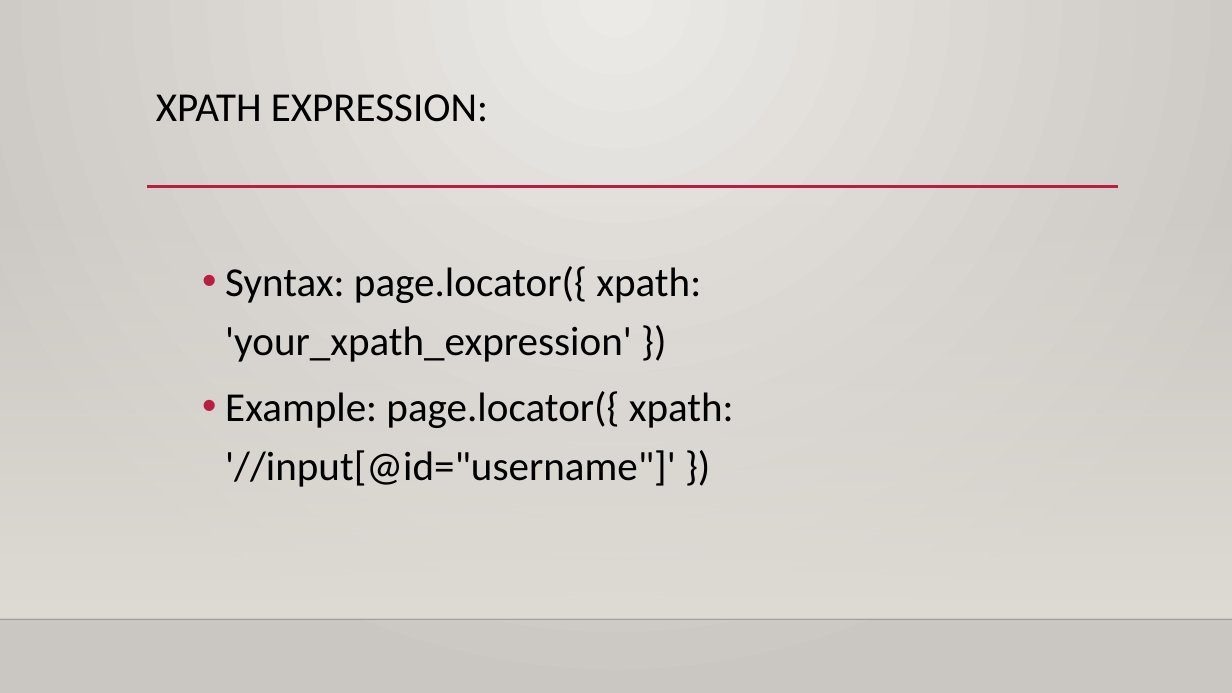
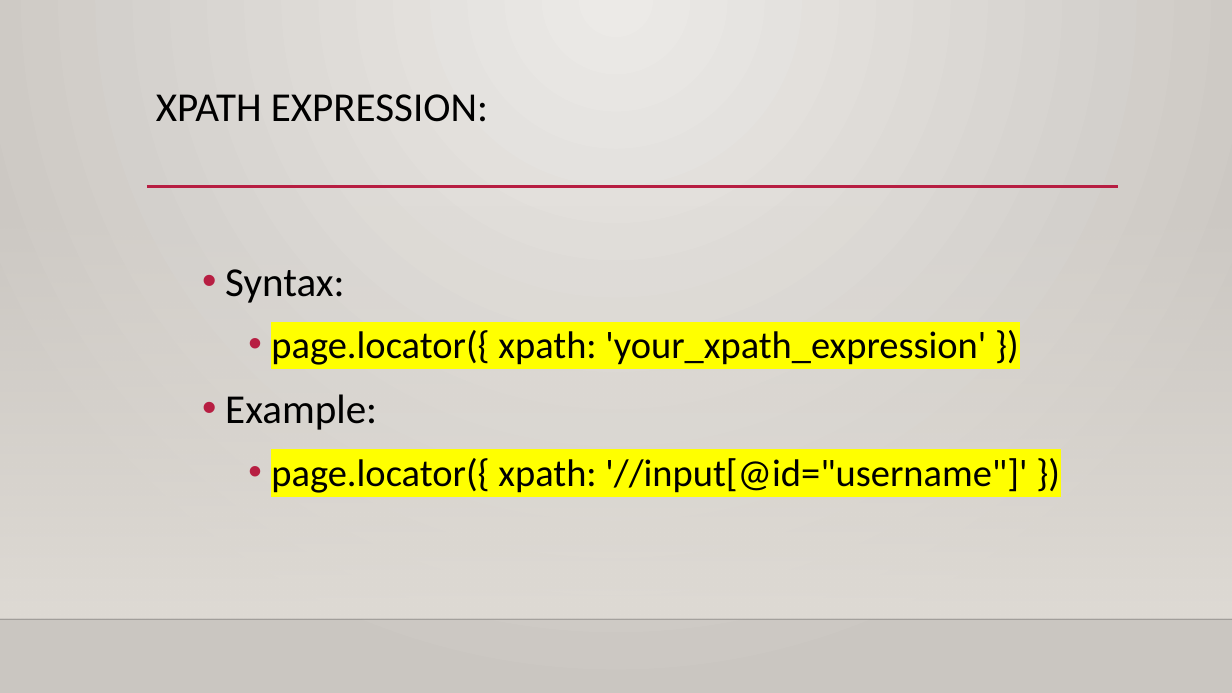
Before and after one commit to satmaramani/playwright, a slide deck: slide 11 of Playwright Automation training PPT.pptx. Drawn at 1232x693 pixels with LibreOffice and Linux fonts; fonts in the diff are those of the drawing; background and template pictures are left out. Boxes give left, top, right and bottom in pixels: in the first picture for what was removed or moved away, otherwise in the second. Text is boxed around its words. In the diff, an @@ line names an element or a change of style, - is before the commit and + after.

```diff
--- a/Playwright Automation training PPT.pptx
+++ b/Playwright Automation training PPT.pptx
@@ text at [225, 269, 1027, 493]: text changed; size 32 to 30 pt @@
-  • Syntax: page.locator({ xpath: 'your_xpath_expression' })
-  • Example: page.locator({ xpath: '//input[@id="username"]' })
+  • Syntax:
+    • page.locator({ xpath: 'your_xpath_expression' })
+  • Example:
+    • page.locator({ xpath: '//input[@id="username"]' })
```
Also in this commit, not shown: 15 other slides changed, 5 other files.
